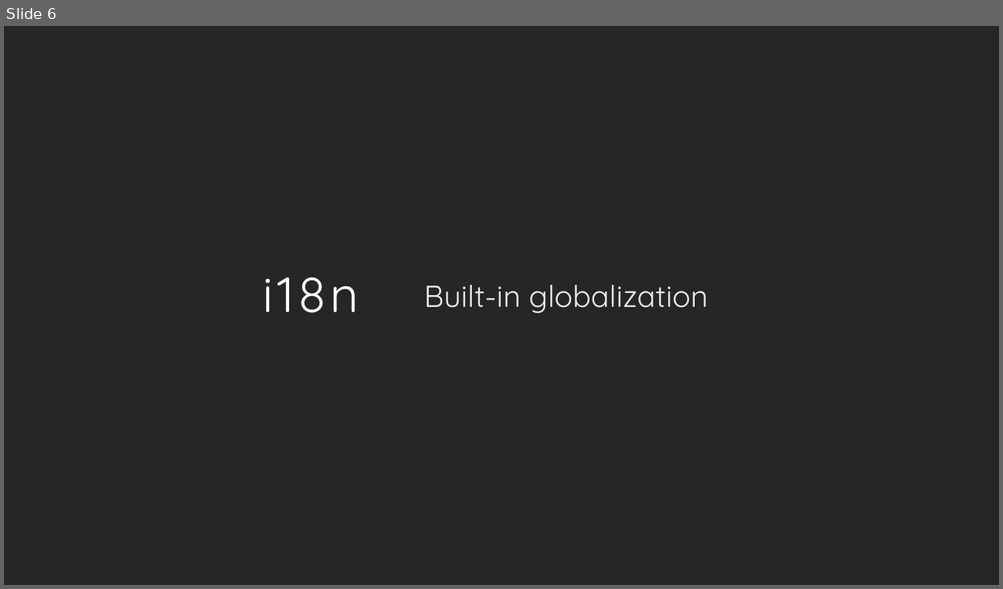
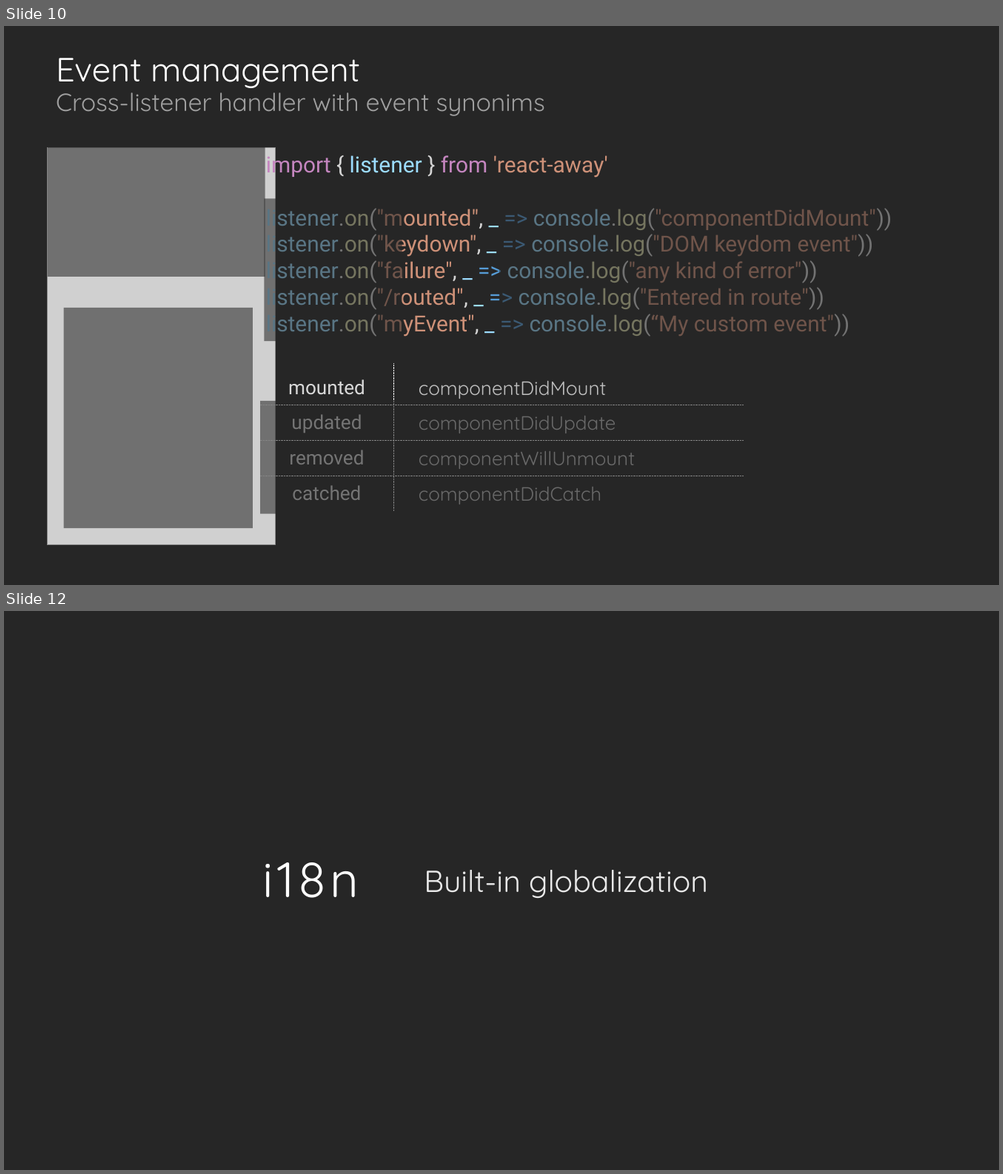
Before and after one commit to jsenaribeiro/jsenaribeiro.github.io, a slide deck: react-away/slides/tutorial.pptx. Shown one above the other, each under a label of ours: slide 6 before the commit, slides 10 and 12 after it; the slides between them are not shown. The pictures are 1003x589 and 1003x1174 pixels, drawn with LibreOffice and Linux fonts; fonts in the diff are those of the drawing; grey boxes stand for pictures; background and template pictures are left out. Boxes give left, top, right and bottom in pixels: in the first picture for what was removed or moved away, otherwise in the second. Text is boxed around its words. In the diff, an @@ line names an element or a change of style, - is before the commit and + after.

Commit message:
'react-away

```diff
--- a/react-away/slides/tutorial.pptx
+++ b/react-away/slides/tutorial.pptx
@@ slide 10 added at (4, 26, 999, 585), background #262626 @@
@@ title added at (56, 58, 360, 88), 48.6 pt, text #FFFFFF @@
+Event management
@@ text added at (56, 85, 545, 116), 36 pt, text #BFBFBF at 80% opacity @@
+Cross-listener handler with event synonims
@@ picture added at (47, 147, 275, 545) @@
@@ rectangle added at (48, 144, 265, 277), fill #262626 at 56% opacity @@
@@ text added at (266, 152, 891, 337), 32 pt, text #CE9178 @@
+import { listener } from 'react-away'
+listener.on("mounted", _ => console.log("componentDidMount"))
+listener.on("keydown", _ => console.log("DOM keydom event"))
+listener.on("failure", _ => console.log("any kind of error"))
+listener.on("/routed", _ => console.log("Entered in route"))
+listener.on("myEvent", _ => console.log(“My custom event"))
@@ rectangle added at (264, 198, 402, 341), fill #262626 at 56% opacity @@
@@ rectangle added at (499, 198, 959, 340), fill #262626 at 56% opacity @@
@@ rectangle added at (64, 308, 253, 528), fill #262626 at 56% opacity @@
@@ table added at (259, 363, 743, 511), 4 rows, 2 columns @@
+mounted | componentDidMount
+updated | componentDidUpdate
+removed | componentWillUnmount
+catched | componentDidCatch
@@ rectangle added at (260, 401, 800, 514), fill #262626 at 56% opacity @@
@@ what was slide 6 is now slide 12 @@
```
Also in this commit, not shown: 13 slides changed, 11 other slides added, 17 slides removed, 45 other files.
